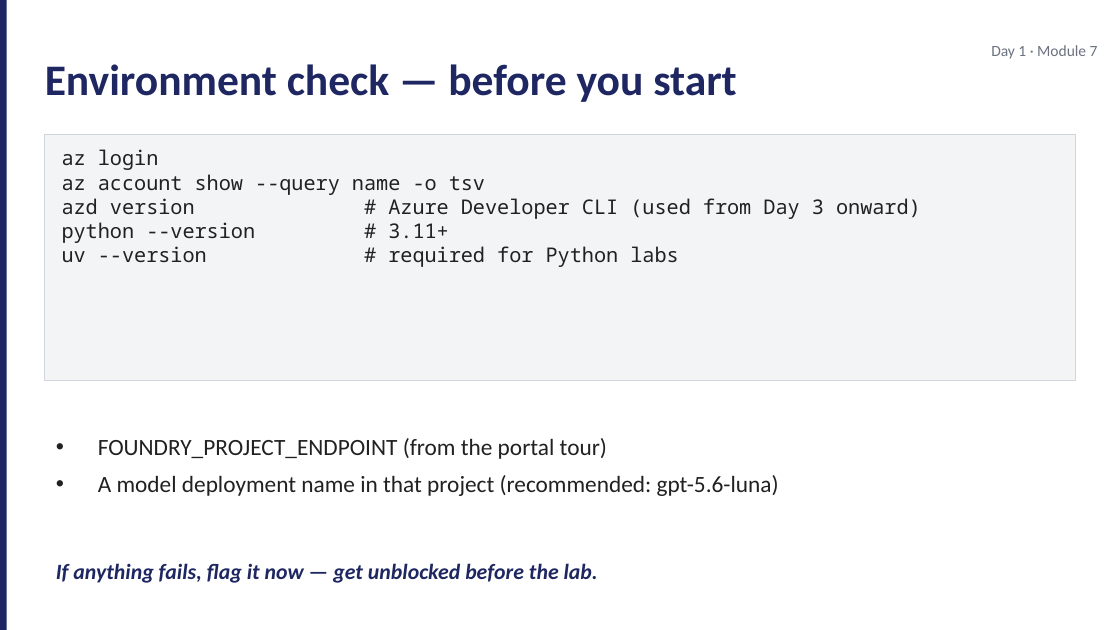
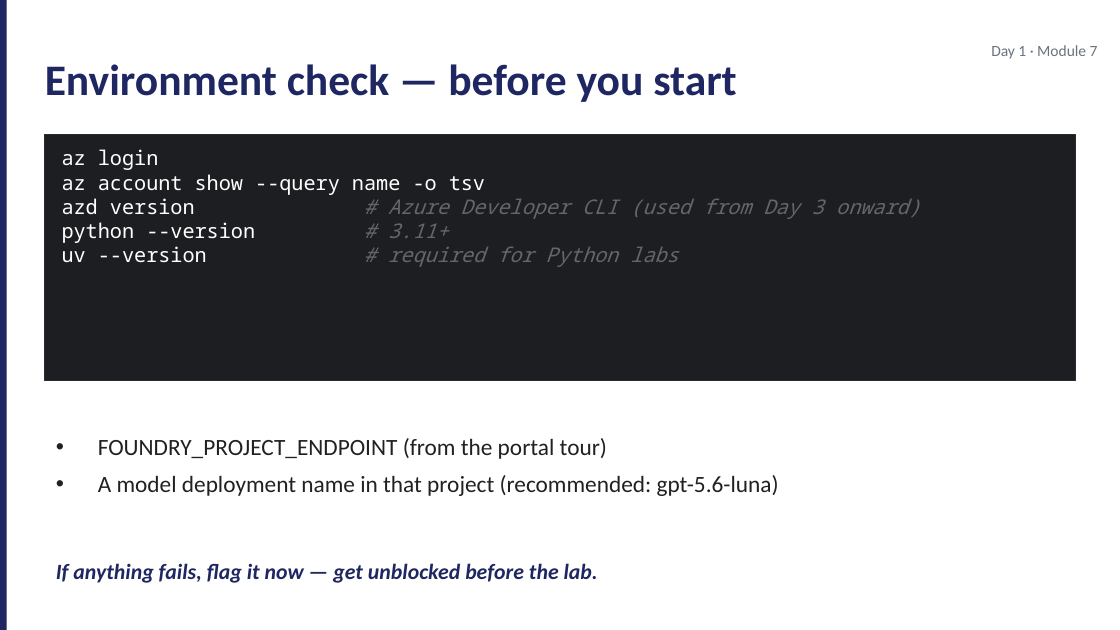
Before and after one commit to JimPiquant/Building-AI-Apps-and-Agents, a slide deck: slide 3 of decks/day1/module-7-lab-kickoff.pptx. Drawn at 1120x630 pixels with LibreOffice and Linux fonts; fonts in the diff are those of the drawing. Boxes give left, top, right and bottom in pixels: in the first picture for what was removed or moved away, otherwise in the second. Text is boxed around its words. In the diff, an @@ line names an element or a change of style, - is before the commit and + after.

```diff
--- a/decks/day1/module-7-lab-kickoff.pptx
+++ b/decks/day1/module-7-lab-kickoff.pptx
@@ rectangle at <box>45,134,1075,381</box>: fill #F3F4F6 to #1D1E22; outline #D1D5DB 0.5 pt to #2A2B2E 0.75 pt @@
@@ text "az login" at <box>62,149,921,267</box>: text colour #212121 to #FFFFFF in "az login", "az account show --query name -o tsv", "azd version", "python --version" and 1 more places; text colour #212121 to #666666, italic on in "# Azure Developer CLI (used from Day ...", "# 3.11+", "# required for Python labs" @@
```
Also in this commit, not shown: 2 other slides changed, 16 other files.
